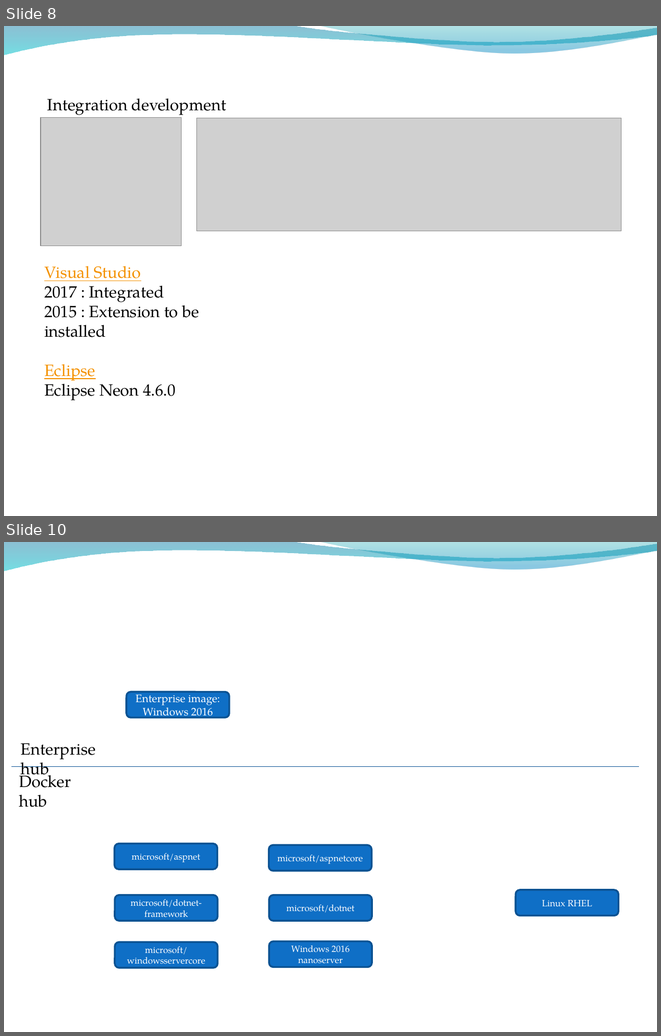
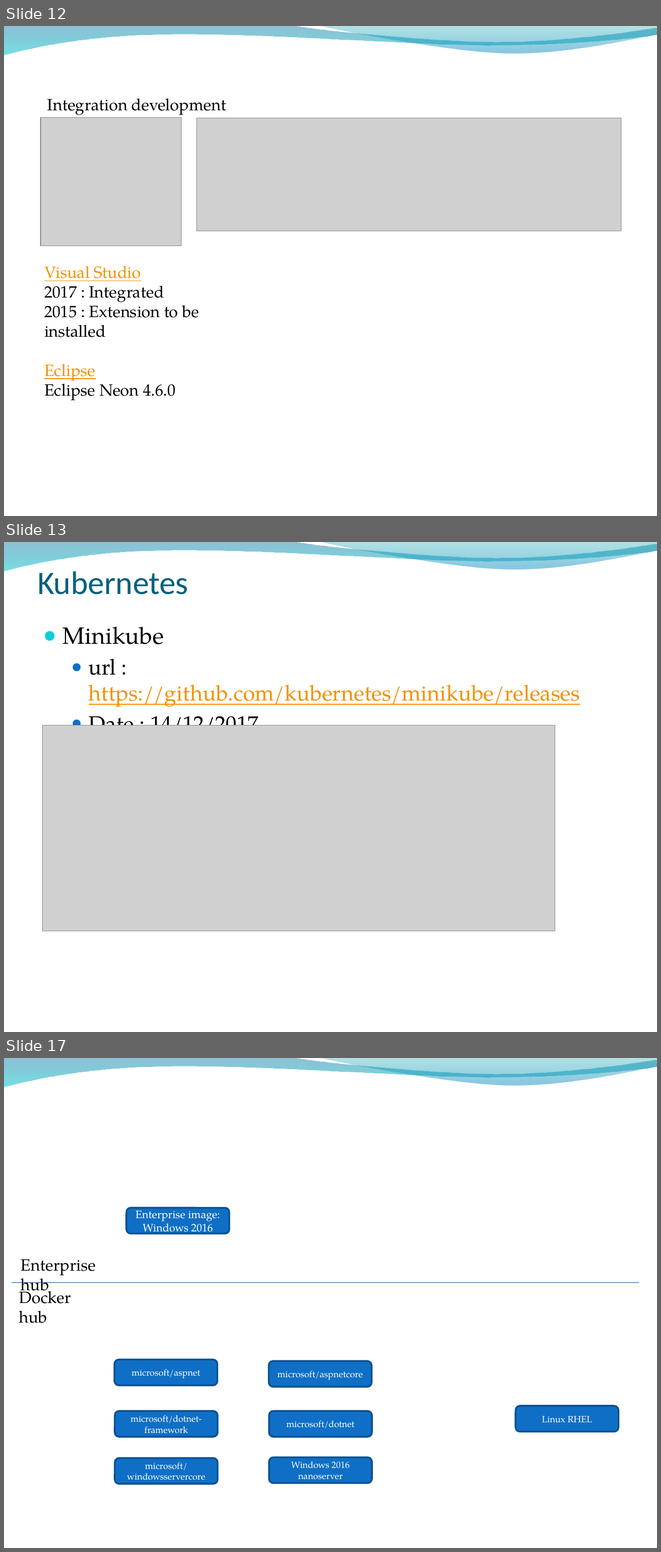
Before and after one commit to ygo74/microsvc, a slide deck: Documentation/Container Architecture.pptx. Shown one above the other, each under a label of ours: slides 8 and 10 before the commit, slides 12, 13 and 17 after it; the slides between them are not shown. The pictures are 661x1036 and 661x1552 pixels, drawn with LibreOffice and Linux fonts; fonts in the diff are those of the drawing; grey boxes stand for pictures; background and template pictures are left out. Boxes give left, top, right and bottom in pixels: in the first picture for what was removed or moved away, otherwise in the second. Text is boxed around its words. In the diff, an @@ line names an element or a change of style, - is before the commit and + after.

```diff
--- a/Documentation/Container Architecture.pptx
+++ b/Documentation/Container Architecture.pptx
@@ slide 13 added at [4, 542, 657, 1032], background picture (left out); not listed: 2 template elements that a slide beside it also shows @@
@@ title added at [37, 571, 188, 594], 36 pt, text #04617B @@
+Kubernetes
@@ text added at [63, 626, 580, 725], 24 pt, text #F49100, underline @@
+● Minikube
+  ● url : https://github.com/kubernetes/minikube/releases
+  ● Date : 14/12/2017
@@ picture added at [43, 725, 555, 931] @@
@@ what was slide 8 is now slide 12 @@
@@ what was slide 10 is now slide 17 @@
```
Also in this commit, not shown: 3 slides changed, 6 other slides added.
